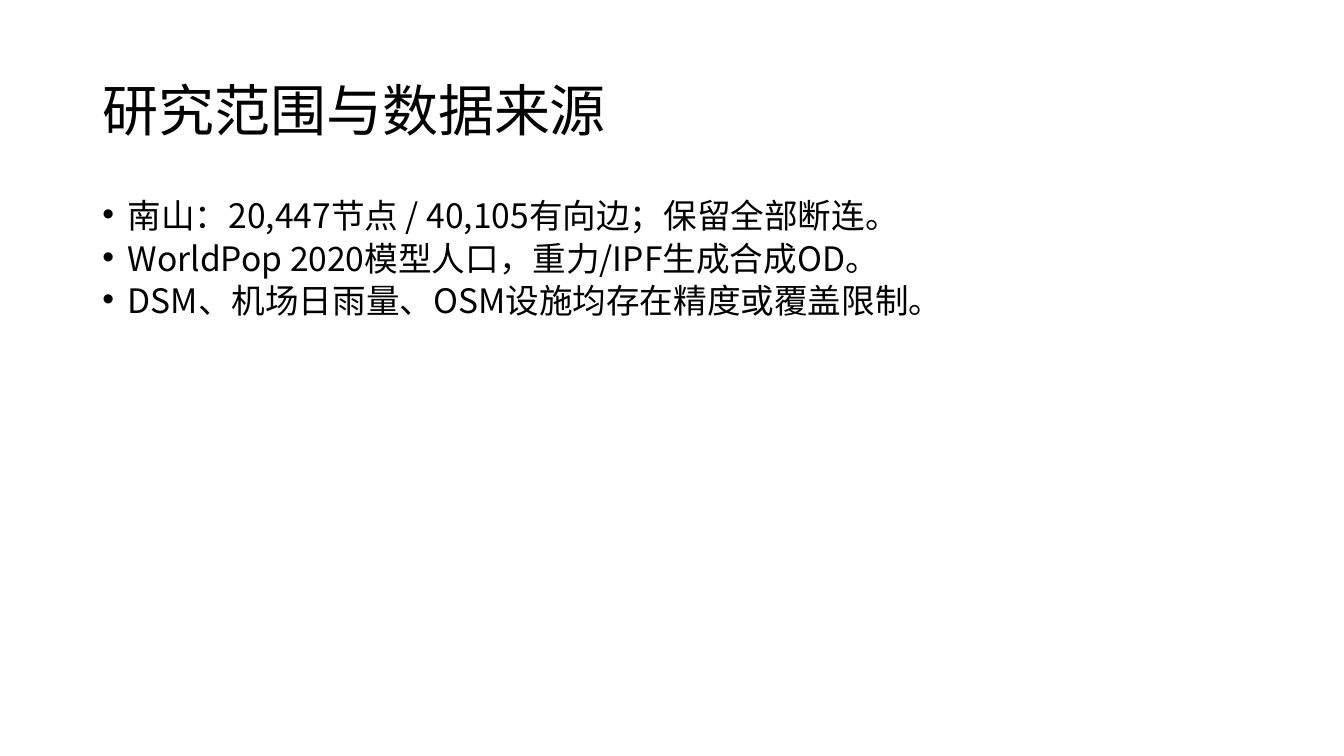
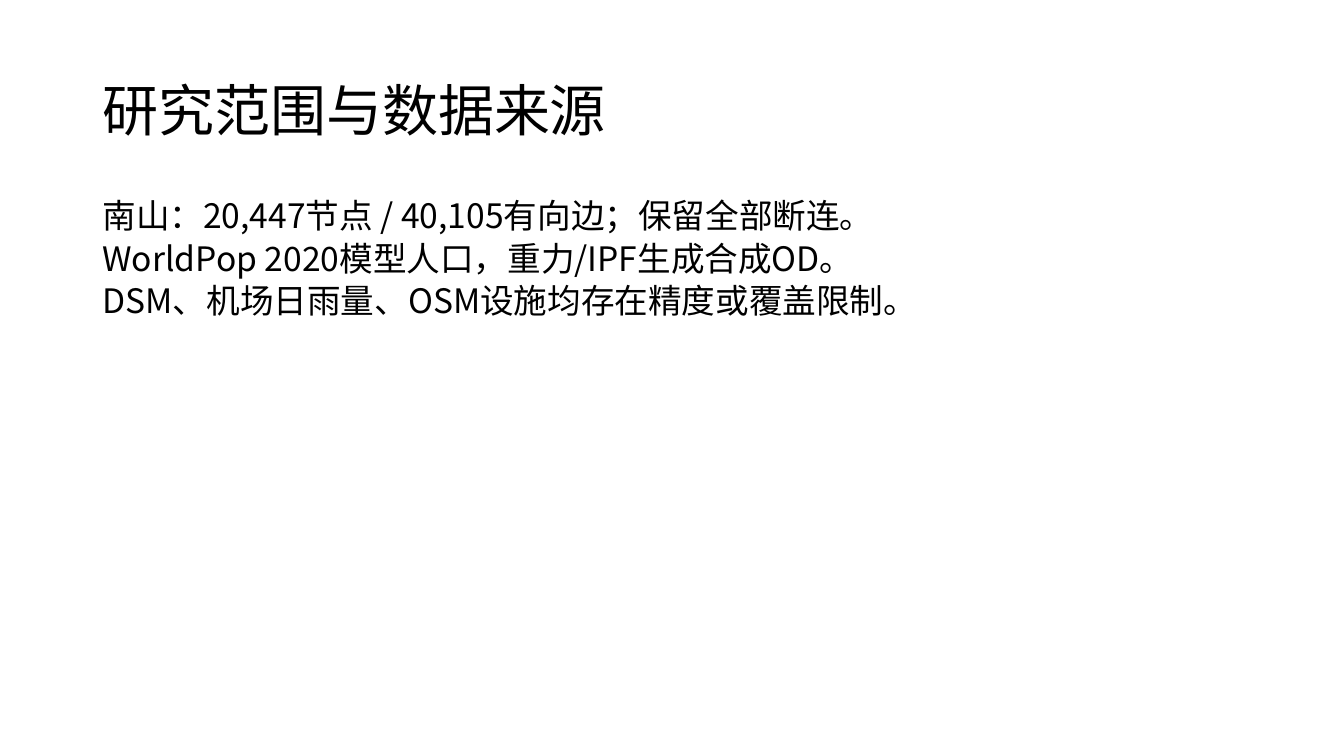
Before and after one commit to zhzhzh666/jiaotong, a slide deck: slide 2 of docs/deliverables/开题与阶段进展汇报.pptx. Drawn at 1344x756 pixels with LibreOffice and Linux fonts; fonts in the diff are those of the drawing. Boxes give left, top, right and bottom in pixels: in the first picture for what was removed or moved away, otherwise in the second. Text is boxed around its words. In the diff, an @@ line names an element or a change of style, - is before the commit and + after.

```diff
--- a/docs/deliverables/开题与阶段进展汇报.pptx
+++ b/docs/deliverables/开题与阶段进展汇报.pptx
@@ text "南山：20,447节点 / 40,105有向边；保留全部断连。" at (102, 199, 917, 316): bullet • to none @@
```
Also in this commit, not shown: 1 other slide changed, 3 slides added, 30 other files.
